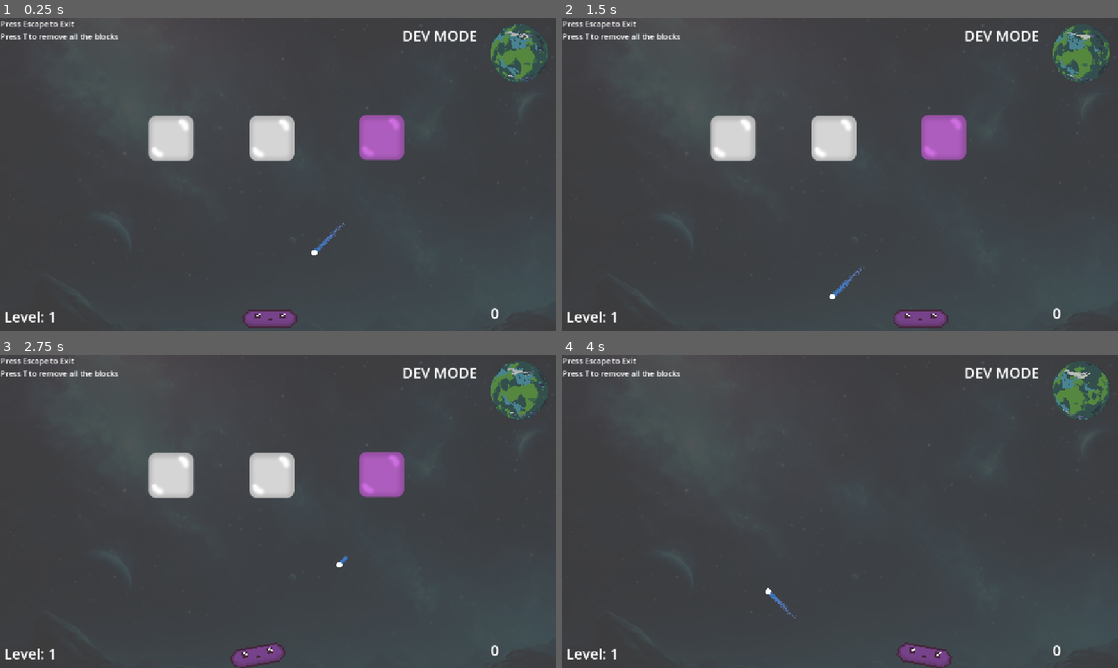
Above: before the commit, frames 1-4 (two rows, left to right).
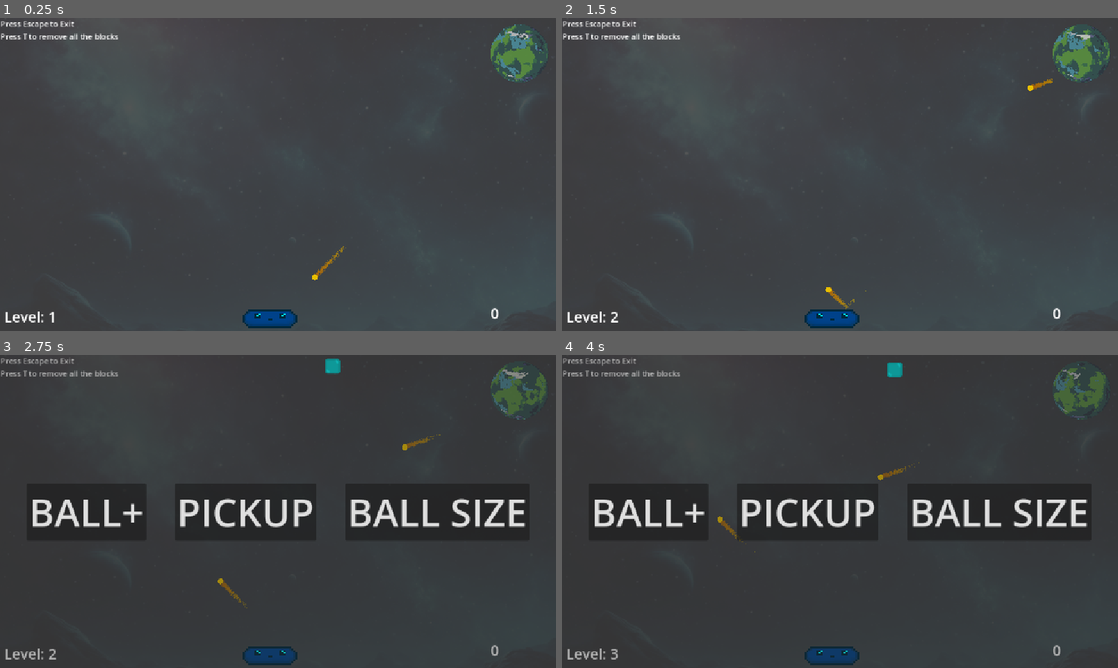
Above: after the commit, the same moments.

Repository: marcibaumel/HEJ_Brick
Game: Godot game, scene res://scenes/levels/customLevel.tscn
The game is run twice, just before and just after one commit, with the same random seed, the same clock (stepped at 60 frames per second) and the same inputs.
Inputs (mouse positions are in pixels of both pictures, inside the frame that each line leads up to):
- Up to frame 1 (0.25 s): no input
- Up to frame 2 (1.5 s): tap T (destroy_children) at 0.5 s; hold Right (ui_right) 0.53-1.25 s; hold T (destroy_children) 0.53-1.25 s; click (645, 174) at 1.25 s, where only the run after the commit has a clickable "BALL+"
- Up to frame 3 (2.75 s): tap T (destroy_children) at 2, 2.1 s; hold Left (ui_left) from 2.03 s (still down)
- Up to frame 4 (4 s): release Left (ui_left) at 2.75 s; click (806, 511) at 2.75 s, where only the run after the commit has a clickable "PICKUP"; tap T (destroy_children) at 3.5 s; hold Right (ui_right) from 3.53 s (still down); hold T (destroy_children) from 3.53 s (still down)

The runs differ from the first frame. In frame 1, 4.5% of the frame differs, in the area x 26-86%, y 4-100%; in frame 2, 5.1%; in frame 3, 19%, in the area x 0-99%, y 1-100%; in frame 4, 17%.

Commit message:
Add level up (#13)
* playable

* better spawn logic

* working restart loop

* pickup

Diff:
--- a/brickyMartin/project.godot
+++ b/brickyMartin/project.godot
@@ -20,6 +20,7 @@
 [autoload]
 
 DevMode="*res://scripts/dev_mode.gd"
+UpdateScene="*res://scenes/update_scene.tscn"
 GameManager="*res://scenes/game_manager.tscn"
 
 [display]
--- a/brickyMartin/scenes/ball.tscn
+++ b/brickyMartin/scenes/ball.tscn
@@ -10,16 +10,16 @@
 point_count = 2
 
 [sub_resource type="Gradient" id="Gradient_f7cbr"]
-colors = PackedColorArray(0.255465, 0.584232, 0.954142, 1, 0.714473, 0.655486, 1, 1)
+colors = PackedColorArray(0.839125, 0.471491, 2.11775e-06, 1, 0.976471, 0.87451, 0, 1)
 
 [node name="Ball" type="CharacterBody2D" groups=["Ball"]]
+collision_layer = 5
 slide_on_ceiling = false
-floor_stop_on_slope = false
-floor_block_on_wall = false
 platform_on_leave = 2
 script = ExtResource("1_cxlvu")
 
 [node name="Sprite2D" type="Sprite2D" parent="."]
+modulate = Color(0.913725, 0.74902, 0, 1)
 scale = Vector2(0.1, 0.1)
 texture = ExtResource("1_7s4qf")
 
--- a/brickyMartin/scenes/bricks/brick.tscn
+++ b/brickyMartin/scenes/bricks/brick.tscn
@@ -1,24 +1,26 @@
-[gd_scene load_steps=5 format=3 uid="uid://durp7bi8hfpa1"]
+[gd_scene load_steps=6 format=3 uid="uid://durp7bi8hfpa1"]
 
 [ext_resource type="Script" uid="uid://djt6fqi5jc61k" path="res://scripts/brick.gd" id="1_7oinx"]
 [ext_resource type="Texture2D" uid="uid://bl615d216itbc" path="res://assets/brick.png" id="2_ou3qe"]
 
 [sub_resource type="RectangleShape2D" id="RectangleShape2D_0w5h4"]
-size = Vector2(28, 27)
+size = Vector2(30, 31.5)
 
 [sub_resource type="Gradient" id="Gradient_0w5h4"]
 colors = PackedColorArray(0.761533, 0.0647106, 0.347074, 1, 0.830285, 0.146144, 0.168325, 1)
 
-[node name="Brick" type="RigidBody2D" groups=["Brick"]]
-gravity_scale = 0.0
+[sub_resource type="RectangleShape2D" id="RectangleShape2D_7oinx"]
+size = Vector2(122, 100)
+
+[node name="Brick" type="StaticBody2D" groups=["Brick"]]
 script = ExtResource("1_7oinx")
 
 [node name="Sprite2D" type="Sprite2D" parent="."]
-scale = Vector2(0.5, 0.5)
 texture = ExtResource("2_ou3qe")
 
 [node name="CollisionShape2D" type="CollisionShape2D" parent="."]
-position = Vector2(0, 0.5)
+position = Vector2(0, -0.5)
+scale = Vector2(2, 2)
 shape = SubResource("RectangleShape2D_0w5h4")
 
 [node name="CPUParticles2D" type="CPUParticles2D" parent="."]
@@ -37,3 +39,11 @@
 scale_amount_min = 0.0
 scale_amount_max = 2.0
 color_ramp = SubResource("Gradient_0w5h4")
+
+[node name="PaddleDetect" type="Area2D" parent="."]
+
+[node name="CollisionShape2D" type="CollisionShape2D" parent="PaddleDetect"]
+position = Vector2(-2, 2)
+shape = SubResource("RectangleShape2D_7oinx")
+
+[connection signal="body_entered" from="PaddleDetect" to="." method="_on_paddle_detect_body_entered"]
--- a/brickyMartin/scenes/exp.tscn
+++ b/brickyMartin/scenes/exp.tscn
@@ -8,16 +8,16 @@
 
 [node name="Exp" type="RigidBody2D" groups=["Exp"]]
 collision_layer = 2
-collision_mask = 2
+collision_mask = 0
 script = ExtResource("1_7gp3u")
 
 [node name="Sprite2D" type="Sprite2D" parent="."]
 modulate = Color(0.236926, 0.658457, 0.827326, 1)
-scale = Vector2(0.5, 0.5)
+scale = Vector2(0.2, 0.2)
 texture = ExtResource("1_1m54x")
 
 [node name="CollisionShape2D" type="CollisionShape2D" parent="."]
-scale = Vector2(0.5, 0.5)
+scale = Vector2(0.2, 0.2)
 shape = SubResource("CircleShape2D_7gp3u")
 
 [node name="VisibleOnScreenNotifier2D" type="VisibleOnScreenNotifier2D" parent="."]
--- a/brickyMartin/scenes/game_manager.tscn
+++ b/brickyMartin/scenes/game_manager.tscn
@@ -1,6 +1,7 @@
-[gd_scene load_steps=2 format=3 uid="uid://cgjbbuw4hplnd"]
+[gd_scene load_steps=3 format=3 uid="uid://cgjbbuw4hplnd"]
 
 [ext_resource type="Script" uid="uid://b0fu2e11ujfuj" path="res://scripts/game_manager.gd" id="1_hwd4i"]
+[ext_resource type="PackedScene" uid="uid://dqukco60s700d" path="res://scenes/update_scene.tscn" id="2_glms7"]
 
 [node name="GameManager" type="Node"]
 script = ExtResource("1_hwd4i")
@@ -24,6 +25,7 @@
 horizontal_alignment = 1
 
 [node name="Mode" type="Label" parent="CanvasLayer"]
+visible = false
 offset_left = 833.0
 offset_top = 14.0
 offset_right = 942.0
@@ -37,3 +39,5 @@
 offset_bottom = 191.0
 text = "Press Escape to Exit
 Press T to remove all the blocks"
+
+[node name="UpdateScene" parent="." instance=ExtResource("2_glms7")]
--- a/brickyMartin/scenes/levels/customLevel.tscn
+++ b/brickyMartin/scenes/levels/customLevel.tscn
@@ -5,8 +5,8 @@
 [ext_resource type="Texture2D" uid="uid://cybej27n7y0hf" path="res://assets/467741044.png" id="2_p4hxj"]
 [ext_resource type="PackedScene" uid="uid://bw7f4trj5r3g1" path="res://scenes/ball.tscn" id="3_p4hxj"]
 [ext_resource type="Texture2D" uid="uid://dif6ulpo5dtwc" path="res://assets/background.png" id="4_rkrwd"]
-[ext_resource type="PackedScene" uid="uid://cdq8uxfamw0yb" path="res://scenes/bricks/customBrick.tscn" id="5_8uqsj"]
 [ext_resource type="Script" uid="uid://bu3e5ea3htlsd" path="res://scripts/level_manager.gd" id="5_p4hxj"]
+[ext_resource type="PackedScene" uid="uid://dqukco60s700d" path="res://scenes/update_scene.tscn" id="7_rkrwd"]
 
 [sub_resource type="AtlasTexture" id="AtlasTexture_rkrwd"]
 atlas = ExtResource("2_p4hxj")
@@ -373,7 +373,7 @@
 size = Vector2(2248, 30)
 
 [sub_resource type="RectangleShape2D" id="RectangleShape2D_8uqsj"]
-size = Vector2(2319, 33)
+size = Vector2(2817, 29.5)
 
 [node name="CustomLevel" type="Node2D"]
 script = ExtResource("1_rkrwd")
@@ -402,7 +402,6 @@
 
 [node name="Paddle" parent="." instance=ExtResource("2_8uqsj")]
 position = Vector2(542, 924)
-collision_mask = 3
 
 [node name="walls" type="StaticBody2D" parent="."]
 position = Vector2(-82, 0)
@@ -422,16 +421,6 @@
 
 [node name="LevelManager" type="Node" parent="."]
 script = ExtResource("5_p4hxj")
-
-[node name="CustomBrick" parent="LevelManager" instance=ExtResource("5_8uqsj")]
-position = Vector2(132, 177)
-
-[node name="CustomBrick2" parent="LevelManager" instance=ExtResource("5_8uqsj")]
-position = Vector2(549, 177)
-
-[node name="CustomBrick3" parent="LevelManager" instance=ExtResource("5_8uqsj")]
-position = Vector2(1004, 173)
-enableDoubleHealth = true
 
 [node name="Deadzone" type="Area2D" parent="."]
 position = Vector2(0, 660)
@@ -439,12 +428,20 @@
 collision_mask = 4
 
 [node name="CollisionShape2D" type="CollisionShape2D" parent="Deadzone"]
-position = Vector2(571.5, 336.5)
+position = Vector2(604, 477)
 shape = SubResource("RectangleShape2D_8uqsj")
 
+[node name="BrickSpawn" type="Marker2D" parent="."]
+position = Vector2(510, -279)
+gizmo_extents = 1000.0
+
+[node name="BallSpawn" type="Marker2D" parent="."]
+position = Vector2(1457, -64)
+
 [node name="Ball" parent="." instance=ExtResource("3_p4hxj")]
-position = Vector2(855, 521)
-collision_layer = 5
-collision_mask = 7
+position = Vector2(857, 621)
+
+[node name="UpdateScene" parent="." instance=ExtResource("7_rkrwd")]
+visible = false
 
 [connection signal="body_entered" from="Deadzone" to="." method="_on_deadzone_body_entered"]
--- a/brickyMartin/scenes/paddle.tscn
+++ b/brickyMartin/scenes/paddle.tscn
@@ -82,7 +82,7 @@
 "
 
 [sub_resource type="RectangleShape2D" id="RectangleShape2D_y7wee"]
-size = Vector2(10.362, 188.998)
+size = Vector2(10.362, 233.986)
 
 [sub_resource type="RectangleShape2D" id="RectangleShape2D_pacq5"]
 size = Vector2(174, 12)
@@ -92,6 +92,7 @@
 height = 238.0
 
 [node name="Paddle" type="CharacterBody2D" groups=["Paddle"]]
+collision_mask = 3
 motion_mode = 1
 slide_on_ceiling = false
 wall_min_slide_angle = 0.0
@@ -100,6 +101,7 @@
 script = ExtResource("1_y7wee")
 
 [node name="AnimatedSprite2D" type="AnimatedSprite2D" parent="."]
+modulate = Color(0, 1, 1, 1)
 texture_filter = 1
 position = Vector2(-1.00001, -7.62939e-06)
 scale = Vector2(8.14687, 8.14687)
@@ -109,12 +111,13 @@
 
 [node name="Sprite2D" type="Sprite2D" parent="."]
 visible = false
+modulate = Color(0.38702, 0.774759, 0.705818, 1)
 scale = Vector2(0.3, 0.3)
 texture = ExtResource("2_mo4dg")
 script = SubResource("GDScript_pacq5")
 
 [node name="CollisionShape2D" type="CollisionShape2D" parent="."]
-position = Vector2(-3.55006, -32.1705)
+position = Vector2(-2.00279, -32.1769)
 rotation = -1.57491
 shape = SubResource("RectangleShape2D_y7wee")
 one_way_collision_margin = 0.0
--- /dev/null
+++ b/brickyMartin/scenes/update_scene.tscn
@@ -0,0 +1,47 @@
+[gd_scene load_steps=2 format=3 uid="uid://dqukco60s700d"]
+
+[ext_resource type="Script" uid="uid://cw4cvl4fof3ge" path="res://scripts/update_scene.gd" id="1_vkgge"]
+
+[node name="UpdateScene" type="CanvasLayer"]
+process_mode = 3
+script = ExtResource("1_vkgge")
+
+[node name="ColorRect" type="ColorRect" parent="."]
+anchors_preset = 15
+anchor_right = 1.0
+anchor_bottom = 1.0
+grow_horizontal = 2
+grow_vertical = 2
+color = Color(0.160784, 0.160784, 0.160784, 0.356863)
+
+[node name="HBoxContainer" type="HBoxContainer" parent="."]
+anchors_preset = 14
+anchor_top = 0.5
+anchor_right = 1.0
+anchor_bottom = 0.5
+offset_top = -15.5
+offset_bottom = 15.5
+grow_horizontal = 2
+grow_vertical = 2
+size_flags_horizontal = 4
+theme_override_constants/separation = 60
+alignment = 1
+
+[node name="Button" type="Button" parent="HBoxContainer"]
+layout_mode = 2
+theme_override_font_sizes/font_size = 80
+text = "BALL+"
+
+[node name="pickup" type="Button" parent="HBoxContainer"]
+layout_mode = 2
+theme_override_font_sizes/font_size = 80
+text = "PICKUP"
+
+[node name="ballsize" type="Button" parent="HBoxContainer"]
+layout_mode = 2
+theme_override_font_sizes/font_size = 80
+text = "BALL SIZE"
+
+[connection signal="pressed" from="HBoxContainer/Button" to="." method="_on_button_pressed"]
+[connection signal="pressed" from="HBoxContainer/pickup" to="." method="_on_pickup_pressed"]
+[connection signal="pressed" from="HBoxContainer/ballsize" to="." method="_on_ballsize_pressed"]
--- a/brickyMartin/scripts/ball.gd
+++ b/brickyMartin/scripts/ball.gd
@@ -13,15 +13,20 @@
 
 		if collision:
 			var collider = collision.get_collider()
+
+			# Check if this is a brick
+			if collision.get_collider().has_method("hit"):
+				collision.get_collider().hit()
+				# If brick was destroyed, just pass through without bouncing
+				if collider.is_destroyed:
+					return
+
+			# Bounce off the collision
 			velocity = velocity.bounce(collision.get_normal())
 
 			if collider.is_in_group("paddles"):
 				var paddle_rotation = collider.rotation_degrees
 				velocity.x += paddle_rotation * 2
-
-			if collision.get_collider().has_method("hit"):
-			#I don't like this :(
-				collision.get_collider().hit()
 
 			# TODO: For maintain speed, I need to check somehow how this is working
 			velocity = velocity.normalized() * speed
@@ -31,13 +36,3 @@
 
 		if velocity.x == 0:
 			velocity.x = -200
-
-
-func gameOver() -> void:
-	GameManager.score = 0
-	GameManager.level = 1
-	get_tree().reload_current_scene()
-
-# TODO: make sure if we copy the level the signal stay as it is
-func _on_deadzone_body_entered(body: Node2D) -> void:
-	gameOver()
--- a/brickyMartin/scripts/brick.gd
+++ b/brickyMartin/scripts/brick.gd
@@ -1,4 +1,4 @@
-extends RigidBody2D
+extends StaticBody2D
 
 @export var health = 1;
 @export var enableDoubleHealth: bool = false
@@ -6,6 +6,7 @@
 @export var exp_scene: PackedScene = preload("res://scenes/exp.tscn")
 
 var baseColour = "#ffffff"
+var is_destroyed = false
 
 func _ready() -> void:
 	if enableDoubleHealth:
@@ -21,13 +22,16 @@
 		$Sprite2D.modulate = baseColour
 
 func destroyBrick() -> void:
-	GameManager.addPoints(1)
-
+	is_destroyed = true
 	spawn_exp()
 
 	$Sprite2D.visible = false
 	$CollisionShape2D.disabled = true
 	$CPUParticles2D.emitting = true
+
+	# Disable the rigid body so it doesn't push the ball back
+	set_collision_layer(0)
+	set_collision_mask(0)
 
 	await get_tree().create_timer(0.5).timeout
 	queue_free()
@@ -41,3 +45,8 @@
 
 	# Place it where the brick was
 	exp.global_position = global_position
+
+
+func _on_paddle_detect_body_entered(body: Node2D) -> void:
+	if body.is_in_group("Paddle"):
+		queue_free()
--- a/brickyMartin/scripts/custom_level.gd
+++ b/brickyMartin/scripts/custom_level.gd
@@ -1,9 +1,185 @@
 extends Node2D
 
-func _on_deadzone_body_entered(body:Node2D) -> void:
-	gameOver()
+@onready var BrickScene: PackedScene = preload("res://scenes/bricks/brick.tscn")
+@onready var BallScene: PackedScene = preload("res://scenes/ball.tscn")
+
+@onready var ball_spawn := $BallSpawn
+@onready var BrickSpawn: Node2D = get_node("BrickSpawn")
+
+@export var margin: float = 1.0
+@export var brick_width: float = 100.0
+@export var brick_height: float = 100.0
+
+@export var spawn_interval: float = 1.0
+@export_range(0.0, 1.0, 0.01) var empty_chance: float = 0.15
+@export var empty_means_skip_spawn: bool = true
+
+@export var fall_speed: float = 20.0
+@export var spawn_above_ceiling: float = 0.0
+@export var kill_y: float = 2000.0
+
+var ballIncrease = 1
+
+const BRICK_GROUP := "falling_bricks"
+
+var _rng := RandomNumberGenerator.new()
+var _timer: Timer
+
+var _grid_x := 0.0
+var _grid_width := 0.0
+var _spawn_y := 0.0
+var _columns := 1
+
+var _colors: Array[Color] = [
+	Color(0, 1, 1, 1),
+	Color(0.54, 0.17, 0.89, 1),
+	Color(0.68, 1, 0.18, 1),
+]
+
+
+func _ready() -> void:
+	pass
+	_rng.randomize()
+	set_physics_process(true)
+
+	_compute_spawn_from_marker()
+	_setup_timer()
+
+
+func _physics_process(delta: float) -> void:
+	for brick in get_tree().get_nodes_in_group(BRICK_GROUP):
+		if not is_instance_valid(brick):
+			continue
+		if brick is Node2D:
+			var b := brick as Node2D
+			b.position.y += fall_speed * delta
+
+			if kill_y > 0.0 and b.global_position.y > kill_y:
+				b.queue_free()
+
+
+func _setup_timer() -> void:
+	_timer = Timer.new()
+	_timer.one_shot = false
+	_timer.wait_time = spawn_interval
+	_timer.timeout.connect(_spawn_one_brick)
+	add_child(_timer)
+	_timer.start()
+
+
+func _compute_spawn_from_marker() -> void:
+	# Spawn Y is taken from your BrickSpawn marker (placed under the ceiling)
+	_spawn_y = BrickSpawn.global_position.y - spawn_above_ceiling
+
+	# Use viewport width for the spawnable horizontal region
+	var viewport_w := get_viewport_rect().size.x
+	_grid_x = margin
+	_grid_width = viewport_w - (margin * 2.0)
+
+	_columns = max(1, int(_grid_width / brick_width))
+
+
+func _spawn_one_brick() -> void:
+	var is_empty := _rng.randf() < empty_chance
+	if is_empty and empty_means_skip_spawn:
+		return
+
+	var col := _rng.randi_range(0, _columns - 1)
+
+	var brick := BrickScene.instantiate()
+	add_child(brick)
+	brick.add_to_group(BRICK_GROUP)
+
+	# If your brick scene pivot is top-left, keep this.
+	# If your brick pivot is centered, add +brick_width*0.5 / +brick_height*0.5.
+	brick.position = Vector2(_grid_x + (brick_width * col), _spawn_y)
+
+	if is_empty and not empty_means_skip_spawn:
+		_make_brick_empty(brick)
+	else:
+		_colorize_brick(brick)
+
+
+func _colorize_brick(brick: Node) -> void:
+	var sprite := brick.get_node_or_null("Sprite2D")
+	if sprite:
+		sprite.modulate = _colors[_rng.randi_range(0, _colors.size() - 1)]
+
+
+func _make_brick_empty(brick: Node) -> void:
+	var sprite := brick.get_node_or_null("Sprite2D")
+	if sprite:
+		sprite.visible = false
+
+	for c in brick.get_children():
+		if c is CollisionShape2D:
+			(c as CollisionShape2D).disabled = true
+
+
+func _on_deadzone_body_entered(body: Node2D) -> void:
+	if body.is_in_group("Ball"):
+		body.queue_free()
+		call_deferred("_check_balls_left")
+
 
 func gameOver() -> void:
 	GameManager.score = 0
 	GameManager.level = 1
 	get_tree().reload_current_scene()
+
+func add_ball() -> void:
+	var ball := BallScene.instantiate()
+	_increase_single_ball_size(ball, ballIncrease)
+	add_child(ball)
+	ball.global_position = ball_spawn.global_position
+
+	# Optional: slightly different direction
+	var angle := randf_range(-0.5, 0.5)
+	ball.velocity = Vector2(-1, 1).normalized().rotated(angle) * ball.speed
+
+func increase_all_balls_size(multiplier: float = 1.1) -> void:
+	ballIncrease *= multiplier
+	for ball in get_tree().get_nodes_in_group("Ball"):
+		if not is_instance_valid(ball):
+			continue
+		if ball is CharacterBody2D:
+			_increase_single_ball_size(ball, multiplier)
+
+func _increase_single_ball_size(ball: CharacterBody2D, multiplier: float) -> void:
+	# Scale sprite
+	# var sprite := ball.get_node_or_null("Sprite2D")
+	# if sprite:
+	# 	sprite.scale *= multiplier
+
+	# # Scale collision shape properly
+	# var collision := ball.get_node_or_null("CollisionShape2D")
+	# if collision and collision.shape is CircleShape2D:
+	# 	var shape := collision.shape as CircleShape2D
+	# 	shape.radius *= multiplier
+	ball.scale *= multiplier
+
+func grow_all_paddles_exp_detection(multiplier: float = 1.05) -> void:
+	for paddle in get_tree().get_nodes_in_group("Paddle"):
+		_grow_paddle_exp_detection(paddle, multiplier)
+
+func _grow_paddle_exp_detection(paddle: Node, multiplier: float) -> void:
+	var p := paddle as Node2D
+	if not p:
+		return
+
+	var exp_detection := p.get_node_or_null("expDetaction") as Area2D
+	if not exp_detection:
+		return
+	else:
+		exp_detection.scale *= multiplier
+
+
+func _check_balls_left() -> void:
+	var count := 0
+	# Remove invalid refs and count what's actually still alive
+	for b in get_tree().get_nodes_in_group("Ball"):
+		if is_instance_valid(b):
+			count += 1
+
+	if count == 1:
+		gameOver()
--- a/brickyMartin/scripts/exp.gd
+++ b/brickyMartin/scripts/exp.gd
@@ -2,9 +2,47 @@
 
 func _ready():
 	$VisibleOnScreenNotifier2D.screen_exited.connect(_on_screen_exited)
+	_apply_level_based_color()
+
+func _apply_level_based_color() -> void:
+	# Find the GameManager node
+	var game_manager = get_tree().root.get_child(0).get_node_or_null("GameManager")
+	if game_manager == null:
+		return
+
+	var current_level = game_manager.level
+	var colors = []
+
+	# Base color (level 1-4)
+	colors.append(Color(0.236926, 0.658457, 0.827326, 1))  # Blue
+
+	# Level 5-9
+	if current_level >= 5:
+		colors.append(Color(0.8, 0.3, 0.9, 1))  # Purple
+
+	# Level 10-14
+	if current_level >= 10:
+		colors.append(Color(1.0, 0.84, 0.0, 1))  # Gold
+
+	# Level 15+
+	if current_level >= 15:
+		colors.append(Color(1.0, 0.2, 0.2, 1))  # Red
+
+	if colors.size() > 0:
+		var random_color = colors[randi() % colors.size()]
+		$Sprite2D.modulate = random_color
 
 func _exit_tree() -> void:
 	print("Exp exited the scene tree")
+	# Award experience points when orb is collected/removed
+	var game_manager = get_tree().root.get_child(0).get_node_or_null("GameManager")
+	if game_manager != null:
+		var base_points = 1
+		# Scale points based on current level (10% increase per level)
+		var scaled_points = base_points
+		if game_manager.level > 1:
+			scaled_points = int(base_points * (1.0 + (game_manager.level - 1) * 0.1))
+		game_manager.addExp(scaled_points)
 
 func _on_screen_exited() -> void:
 	queue_free()
--- a/brickyMartin/scripts/game_manager.gd
+++ b/brickyMartin/scripts/game_manager.gd
@@ -2,11 +2,7 @@
 
 var score = 0
 var level = 1
-var exp_points = 0
-
-
-func addPoints(points: int) -> void:
-	score += points
+var _exp_points = 0
 
 func _process(delta: float) -> void:
 	var current_scene = get_tree().current_scene
@@ -25,12 +21,22 @@
 		$CanvasLayer/Mode.text = "NORMAL MODE"
 
 func addExp(points: int) -> void:
-	exp_points += points
-	if exp_points >= level * 10:
-		exp_points = 0
-		level += 1
-		print("Level up! New level:", level)
+	# Scale points based on level (increase by 10% per level)
+	var scaled_points = points
+	if level > 1:
+		scaled_points = int(points * (1.0 + (level - 1) * 0.1))
+
+	_exp_points += scaled_points
+	score += scaled_points
+	if _exp_points >= level * 10:
+		_exp_points = 0
+		levelUp()
 
 func _input(event):
 	if event.is_action_pressed("quit_game"):
 		get_tree().quit()
+
+func levelUp() -> void:
+	level += 1
+	print("Level up! New level:", level)
+	$UpdateScene.show_update_scene()
--- a/brickyMartin/scripts/level_manager.gd
+++ b/brickyMartin/scripts/level_manager.gd
@@ -2,9 +2,8 @@
 
 func _process(_delta):
 	if get_child_count() == 0:
-		print("lofasz")
+		pass
 
 func _input(event):
 	if event.is_action_pressed("destroy_children"):
-		for child in get_children():
-			child.queue_free()
+		GameManager.levelUp()
--- /dev/null
+++ b/brickyMartin/scripts/update_scene.gd
@@ -0,0 +1,35 @@
+extends CanvasLayer
+
+func _ready() -> void:
+	visible = false
+
+func _on_button_pressed() -> void:
+	var level := get_tree().current_scene
+	if level.has_method("add_ball"):
+		level.add_ball()
+
+	visible = false
+	get_tree().paused = false
+
+func show_update_scene() -> void:
+	visible = true
+	get_tree().paused = true
+
+
+func _on_ballsize_pressed() -> void:
+	var level := get_tree().current_scene
+	if level.has_method("add_ball"):
+		level.increase_all_balls_size()
+
+	visible = false
+	get_tree().paused = false
+
+
+
+func _on_pickup_pressed() -> void:
+	var level := get_tree().current_scene
+	if level.has_method("add_ball"):
+		level.grow_all_paddles_exp_detection()
+
+	visible = false
+	get_tree().paused = false
Not shown, added: brickyMartin/scripts/update_scene.gd.uid
Not shown, added: brickyMartin/docs/ExperienceCalculation.md
